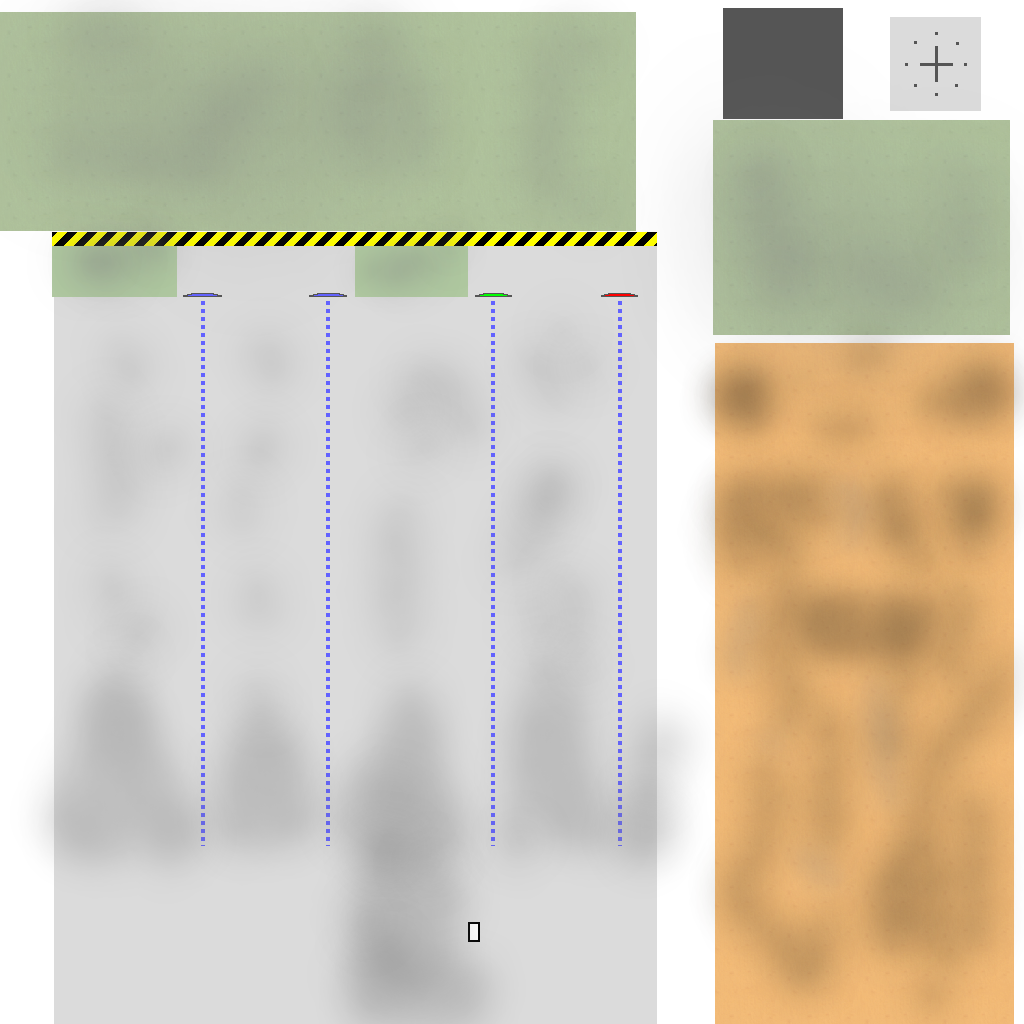
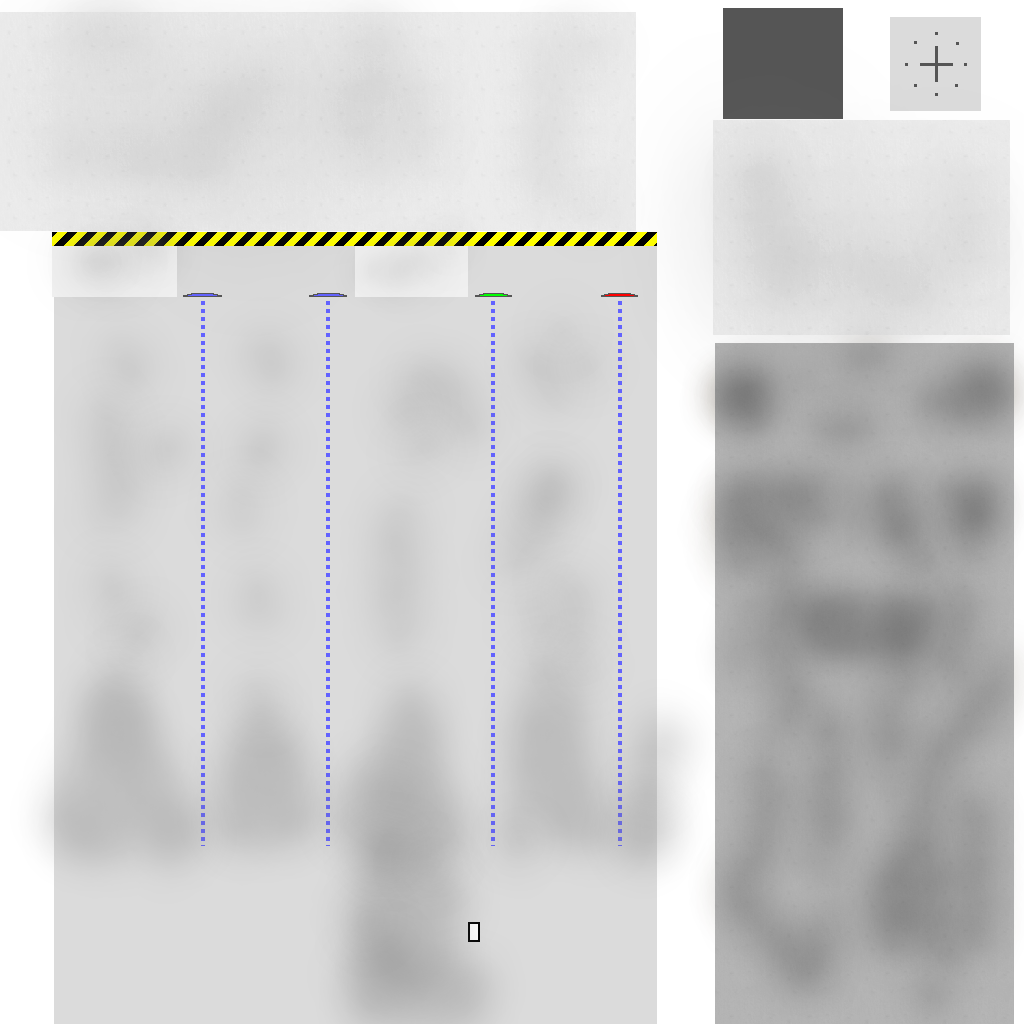
Layered file, before and after one edit (1024px x 1024px). Changes by layer:
painted on "texture" over [0, 12, 1014, 1024]
